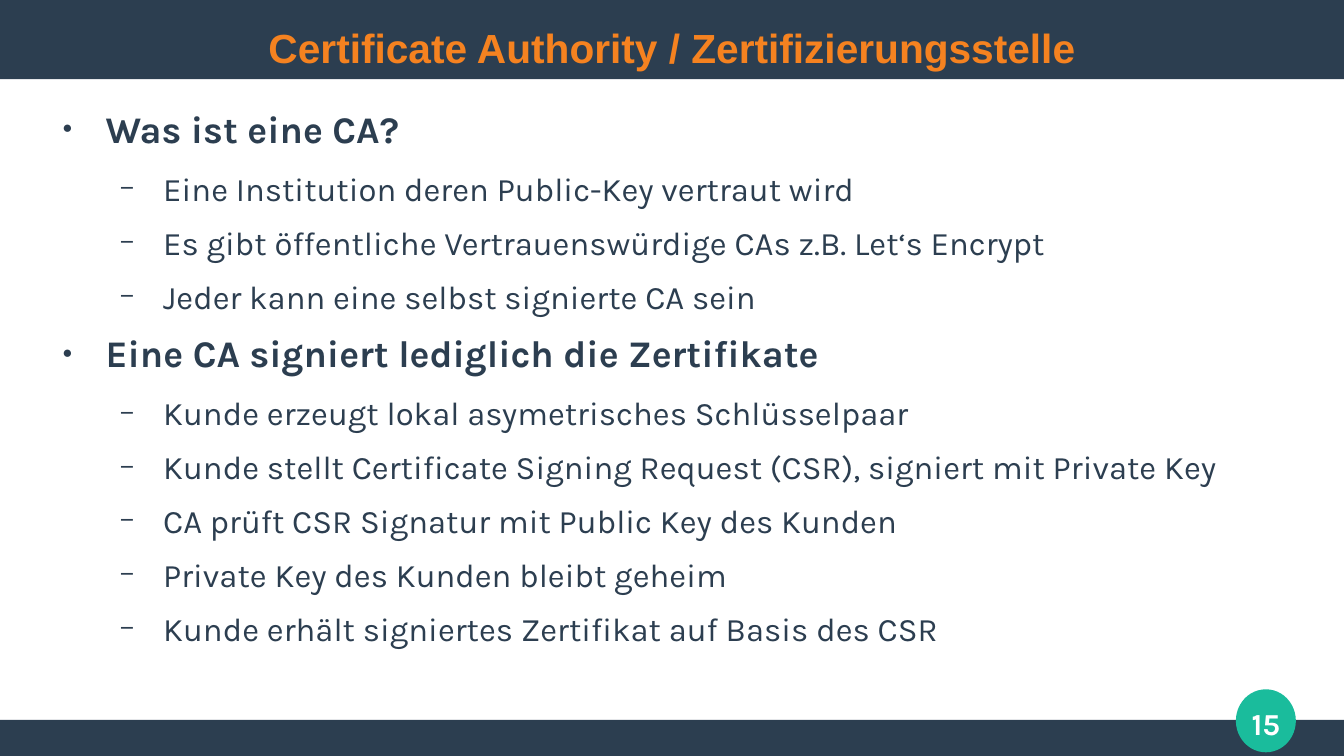
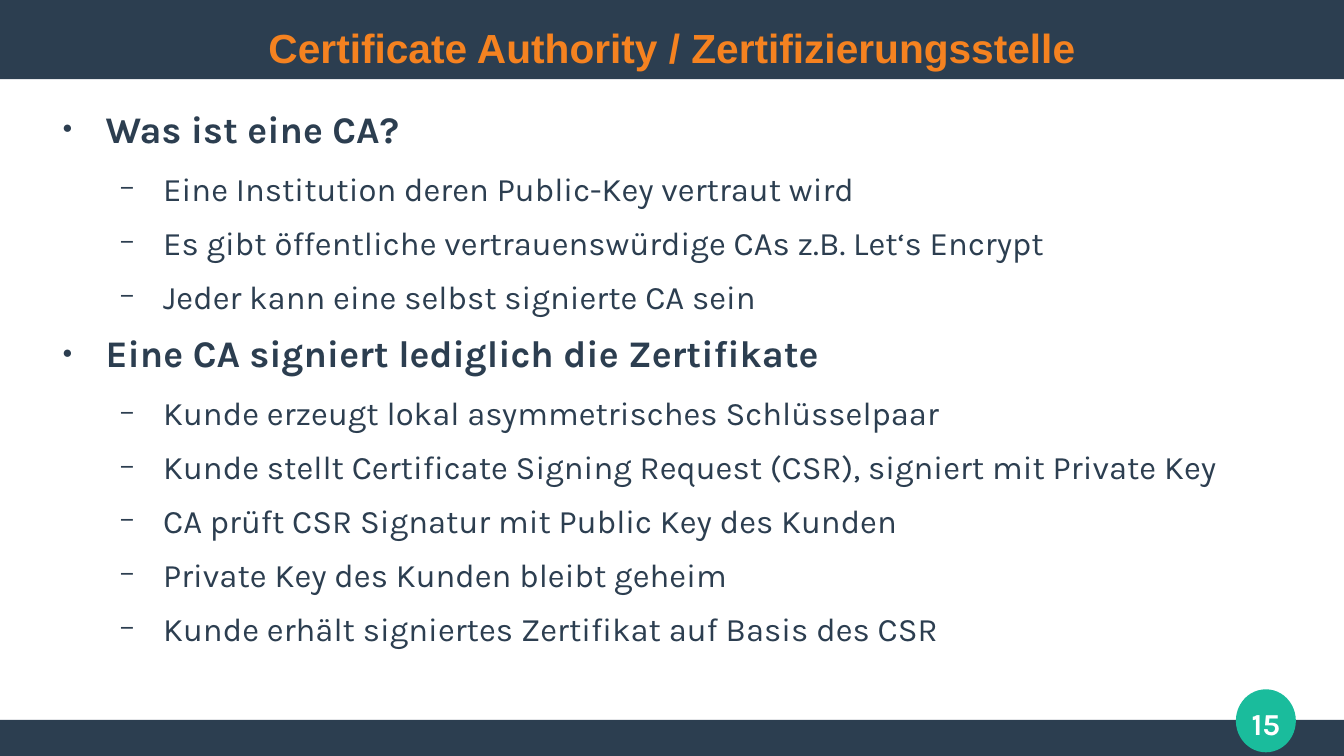
Before and after one commit to ghandmann/HS-AlbSig-WebAnwendungen2, a slide deck: slide 15 of Kapitel/03_SSL_TLS_HTTPS.odp. Drawn at 1344x756 pixels with LibreOffice and Linux fonts; fonts in the diff are those of the drawing. Boxes give left, top, right and bottom in pixels: in the first picture for what was removed or moved away, otherwise in the second. Text is boxed around its words. In the diff, an @@ line names an element or a change of style, - is before the commit and + after.

Commit message:
Fix typos
Fixes #1

```diff
--- a/Kapitel/03_SSL_TLS_HTTPS.odp
+++ b/Kapitel/03_SSL_TLS_HTTPS.odp
@@ text at bbox=[163, 232, 1044, 263]: text changed @@
-  − Es gibt öffentliche Vertrauenswürdige CAs z.B. Let‘s Encrypt
+  − Es gibt öffentliche vertrauenswürdige CAs z.B. Let‘s Encrypt
@@ text at bbox=[163, 402, 939, 433]: text changed @@
-  − Kunde erzeugt lokal asymetrisches Schlüsselpaar
+  − Kunde erzeugt lokal asymmetrisches Schlüsselpaar
```
Also in this commit, not shown: 10 other slides changed.
